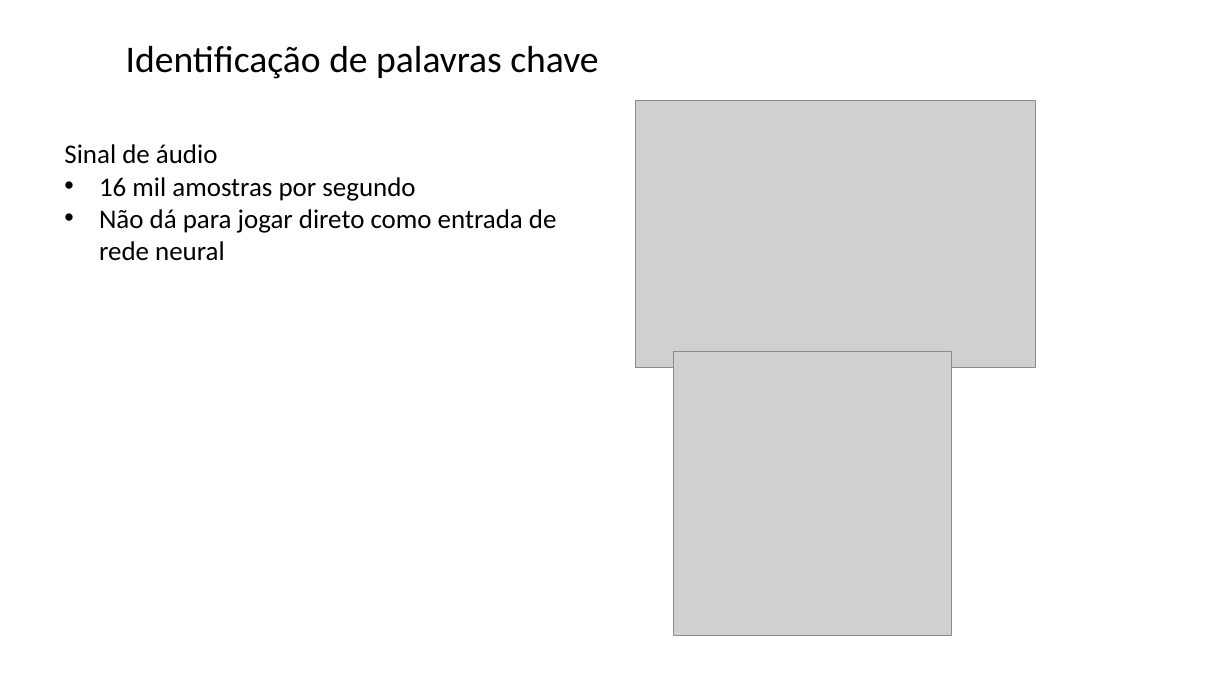
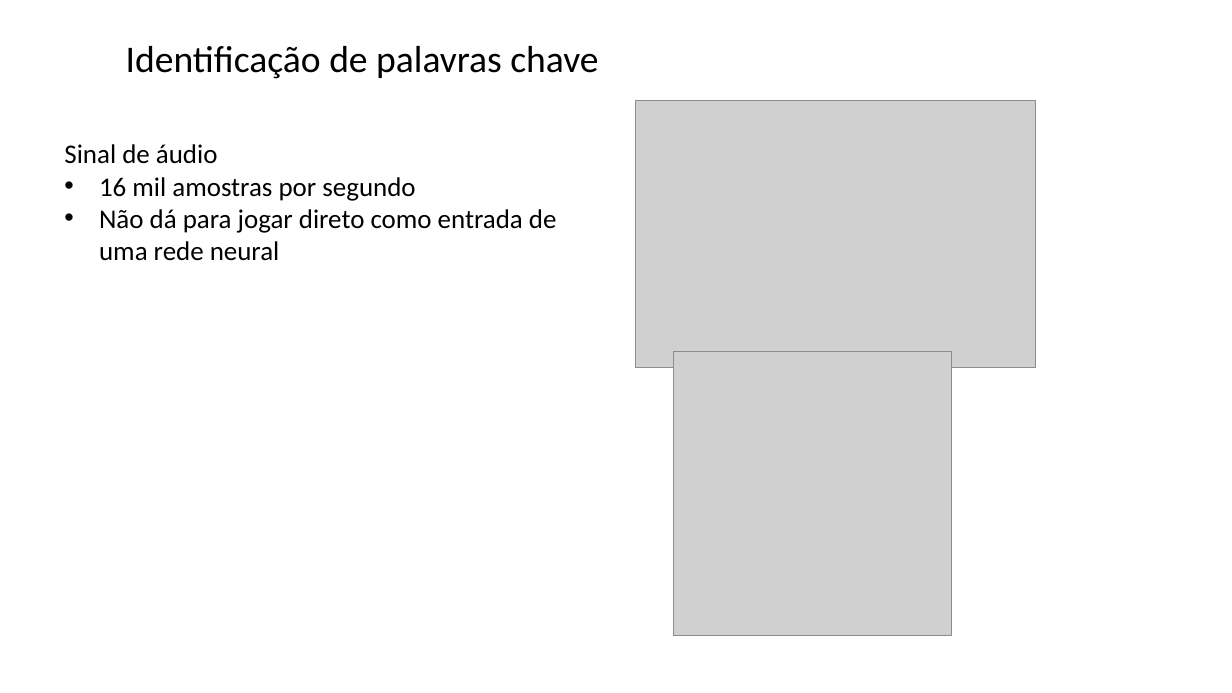
Before and after one commit to zz4fap/tp557-iot-ml, a slide deck: slide 19 of slides/TP557_17_identificação_palavras_chave.pptx. Drawn at 1232x693 pixels with LibreOffice and Linux fonts; fonts in the diff are those of the drawing; grey boxes stand for pictures; background and template pictures are left out. Boxes give left, top, right and bottom in pixels: in the first picture for what was removed or moved away, otherwise in the second. Text is boxed around its words. In the diff, an @@ line names an element or a change of style, - is before the commit and + after.

```diff
--- a/slides/TP557_17_identificação_palavras_chave.pptx
+++ b/slides/TP557_17_identificação_palavras_chave.pptx
@@ text at (99,209,557,261): text changed @@
-• Não dá para jogar direto como entrada de rede neural
+• Não dá para jogar direto como entrada de uma rede neural
```
Also in this commit, not shown: 10 other slides changed.
